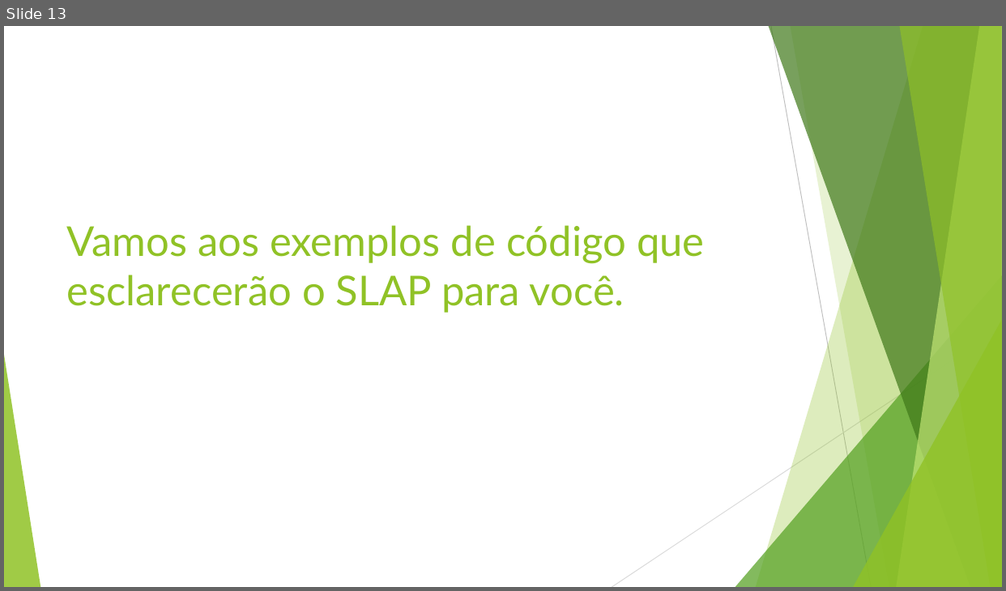
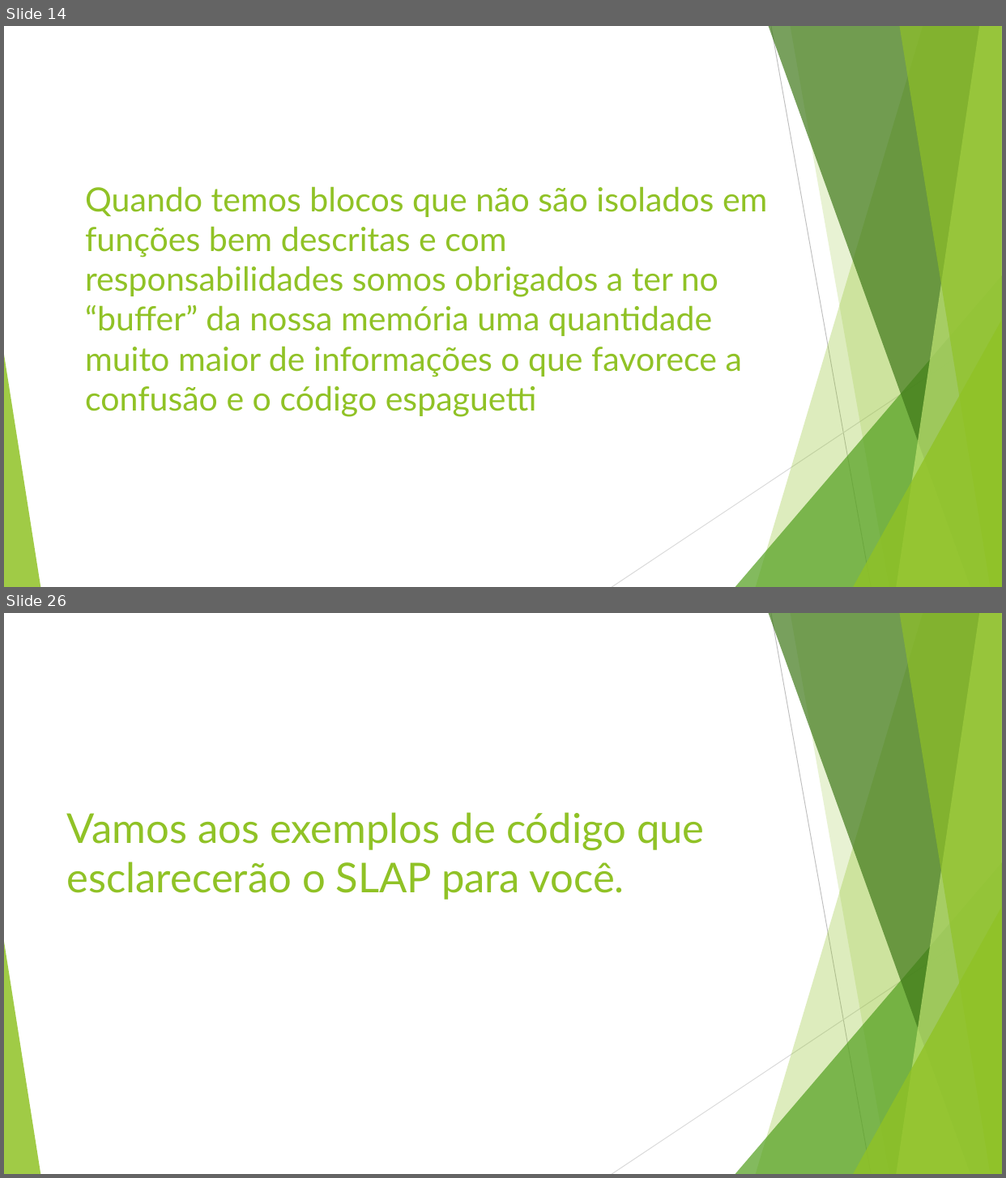
Before and after one commit to TeteStorm/SLAPExample, a slide deck: Single Level of Abstraction (SLAB).pptx. Shown one above the other, each under a label of ours: slide 13 before the commit, slides 14 and 26 after it; the slides between them are not shown. The pictures are 1006x591 and 1006x1178 pixels, drawn with LibreOffice and Linux fonts; fonts in the diff are those of the drawing. Boxes give left, top, right and bottom in pixels: in the first picture for what was removed or moved away, otherwise in the second. Text is boxed around its words. In the diff, an @@ line names an element or a change of style, - is before the commit and + after.

```diff
--- a/Single Level of Abstraction (SLAB).pptx
+++ b/Single Level of Abstraction (SLAB).pptx
@@ slide 14 added at box(4, 26, 1002, 587), background #FFFFFF; not listed: 10 template elements that a slide beside it also shows @@
@@ title added at box(85, 186, 767, 417), 32 pt, text #90C226 @@
+Quando temos blocos que não são isolados em funções bem descritas e com responsabilidades somos obrigados a ter no “buffer” da nossa memória uma quantidade muito maior de informações o que favorece a confusão e o código espaguetti
@@ what was slide 13 is now slide 26 @@
```
Also in this commit, not shown: 13 slides changed, 13 other slides added, 3 other files.
